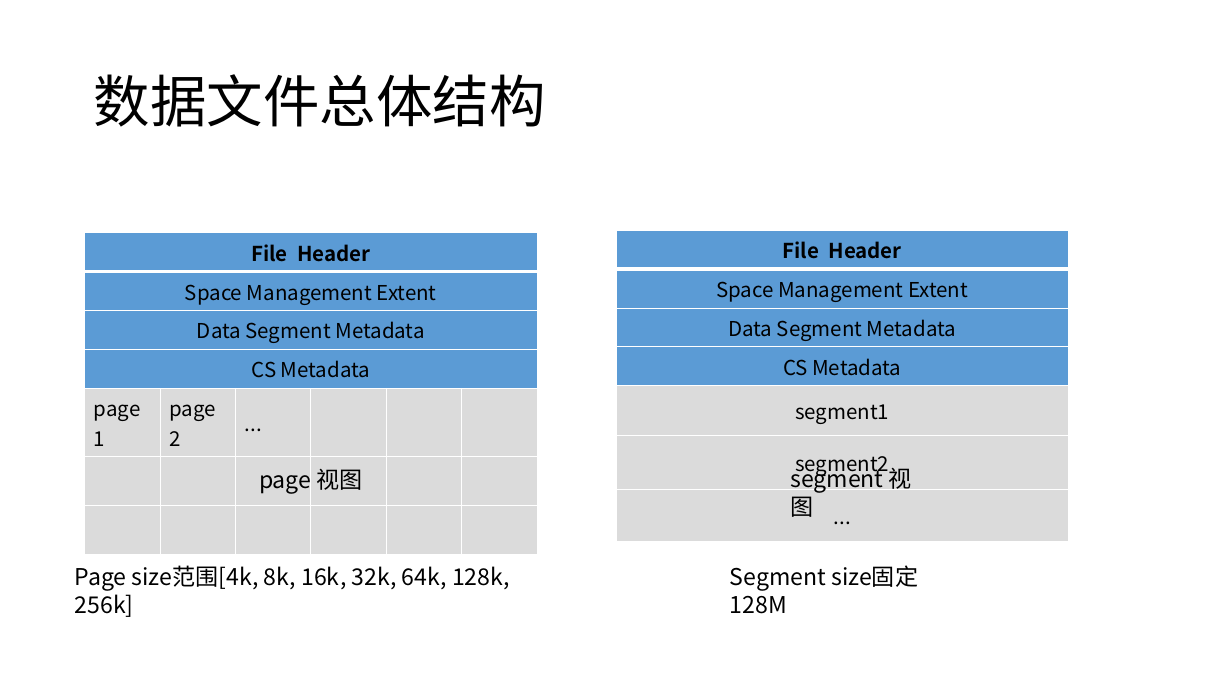
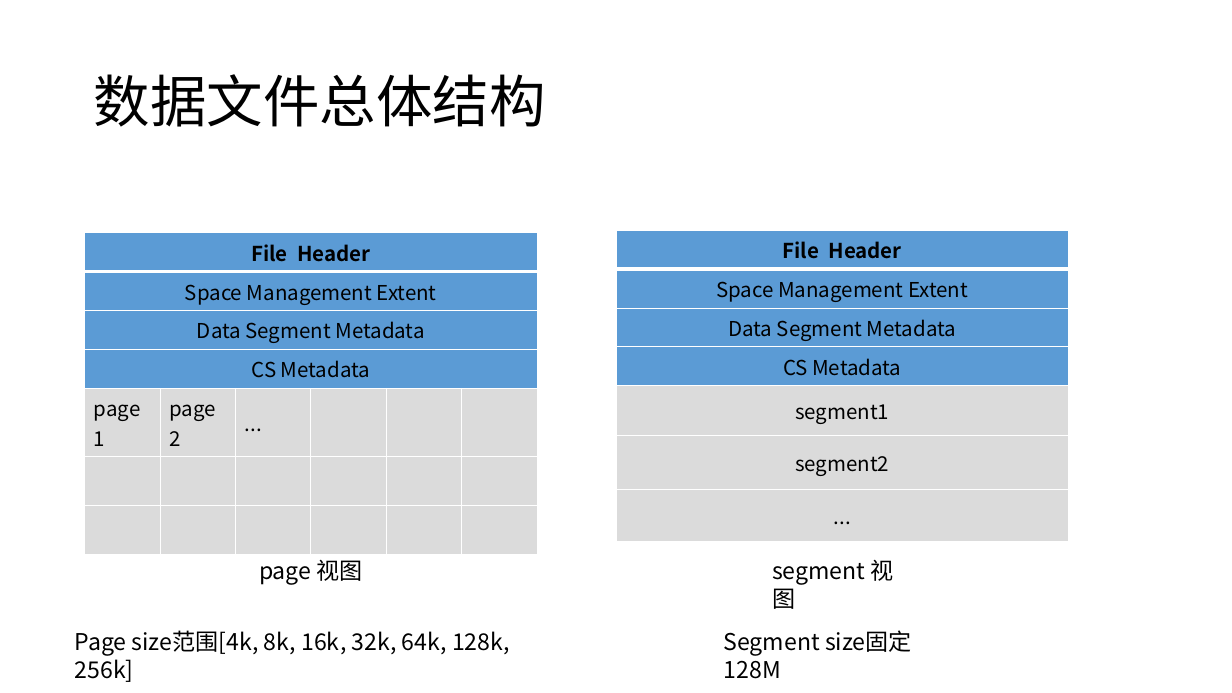
Before and after one commit to Vivian-hihi/SequoiaDB, a slide deck: slide 4 of internal_doc/03.开发设计/ACID/数据文件设计/数据文件设计讨论会20181220.pptx. Drawn at 1232x693 pixels with LibreOffice and Linux fonts; fonts in the diff are those of the drawing. Boxes give left, top, right and bottom in pixels: in the first picture for what was removed or moved away, otherwise in the second. Text is boxed around its words. In the diff, an @@ line names an element or a change of style, - is before the commit and + after.

```diff
--- a/internal_doc/03.开发设计/ACID/数据文件设计/数据文件设计讨论会20181220.pptx
+++ b/internal_doc/03.开发设计/ACID/数据文件设计/数据文件设计讨论会20181220.pptx
@@ text "page 视图": place and size @@
-text "page 视图" at box(259, 469, 363, 494)
+text "page 视图" at box(259, 560, 363, 585)
@@ text "segment 视图" rewrapped from box(790, 464, 912, 517) to box(772, 560, 894, 609) @@
@@ text "Page size范围[4k, 8k, 16k, 32k, ...": place and size @@
-text "Page size范围[4k, 8k, 16k, 32k, ..." at box(75, 565, 510, 617)
+text "Page size范围[4k, 8k, 16k, 32k, ..." at box(75, 630, 510, 682)
@@ text "Segment size固定128M": place and size @@
-text "Segment size固定128M" at box(730, 567, 826, 591)
+text "Segment size固定128M" at box(724, 632, 820, 656)
```
Also in this commit, not shown: 5 other slides changed, 1 slide added, 2 slides removed.
